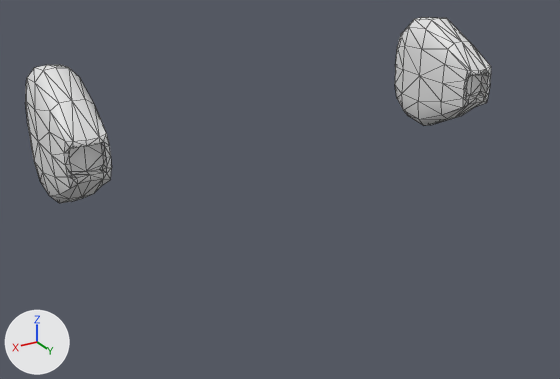
The FBX model src/models/fbx/engine3.fbx as it was, and as the next commit left it.
Before and after are seen from a 50 mm camera at (8.18, 15.96, 9.89) aimed at (1.26, 4.42, 4.12). Every picture has the same lights, and +X, +Y and +Z are marked at lower left. Mesh edges are drawn as thin lines.

Script lines for the objects in view, before the commit:
```python
me_cube_034 = bpy.data.meshes.new('Cube.034')
me_cube_034.from_pydata(...)  # 242 vertices, 476 faces; spans x -5.04..5.04, y 0.85..3.48, z 3.72..6.37
ob_engine3 = bpy.data.objects.new('engine3', me_cube_034)
ob_engine3.location = (0.0, 0.0, 0.0)
```
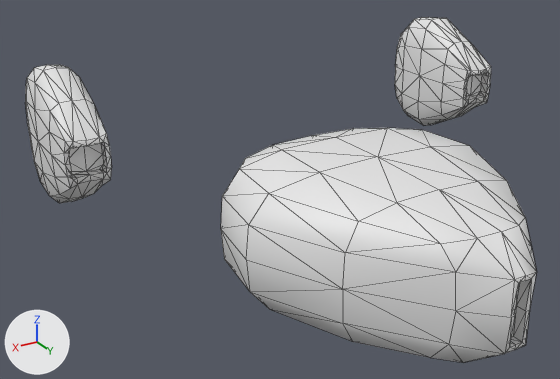
The change, as a list of edits to the scene's bpy script:
```text
Add me_cube_013:
    me_cube_013.from_pydata(...)  # 114 vertices, 224 faces; spans x -2.7..2.7, y 3.28..9.29, z 2.28..4.96
Add ob_engine2_3:
    ob_engine2_3 = bpy.data.objects.new('engine2.3', me_cube_013)
    ob_engine2_3.location = (0.0, 0.0, 0.0)
```

Where the change shows, as pixel boxes [x1, y1, x2, y2] in the pictures (560 x 379 px):
'engine2.3', added: after [221, 128, 537, 363]
